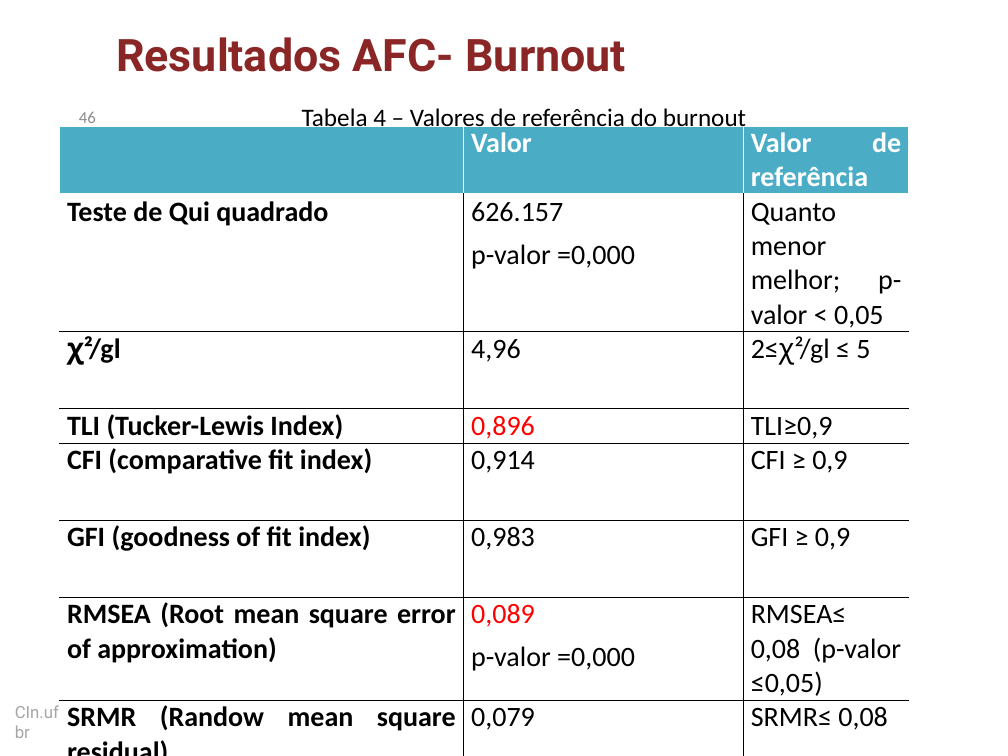
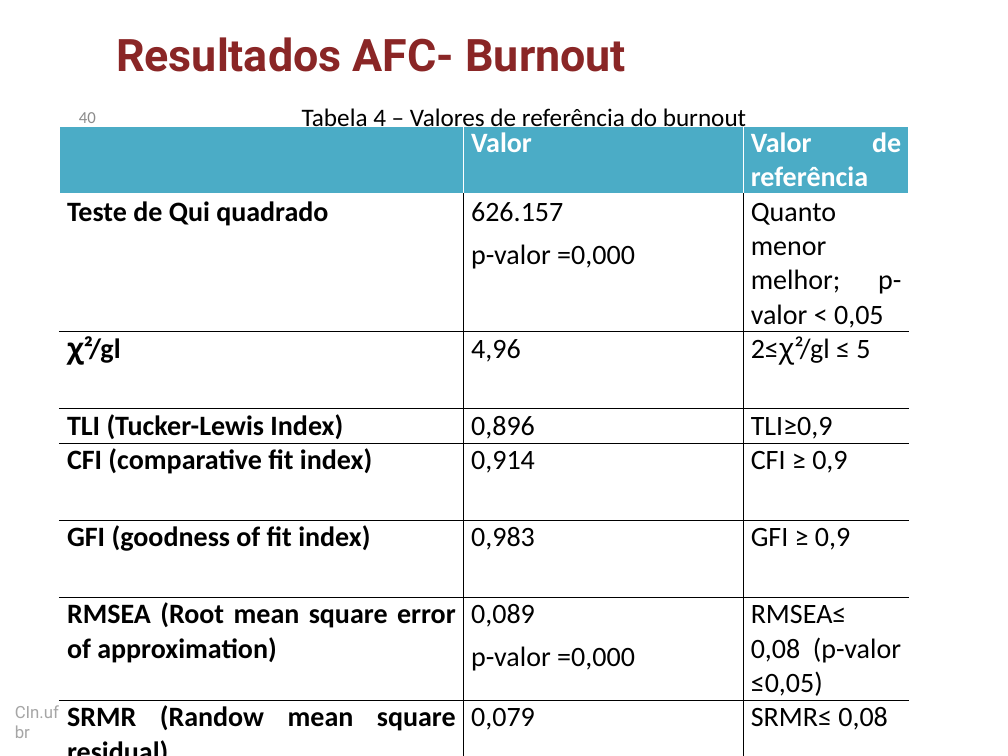
Before and after one commit to dan1lo/doutoradoR, a slide deck: slide 40 of apresentacao doutorado simplificado.pptx (slide 46 before the commit). Drawn at 1008x756 pixels with LibreOffice and Linux fonts; fonts in the diff are those of the drawing; background and template pictures are left out. Boxes give left, top, right and bottom in pixels: in the first picture for what was removed or moved away, otherwise in the second. Text is boxed around its words. In the diff, an @@ line names an element or a change of style, - is before the commit and + after.

```diff
--- a/apresentacao doutorado simplificado.pptx
+++ b/apresentacao doutorado simplificado.pptx
@@ page number at [79,112,96,123]: text changed @@
-46
+40
@@ table at [59,126,908,756] @@
@@ text colour #FF0000 to #000000 in "0,896", "0,089" @@
```
Also in this commit, not shown: 24 other slides changed, 2 slides added, 7 slides removed.
